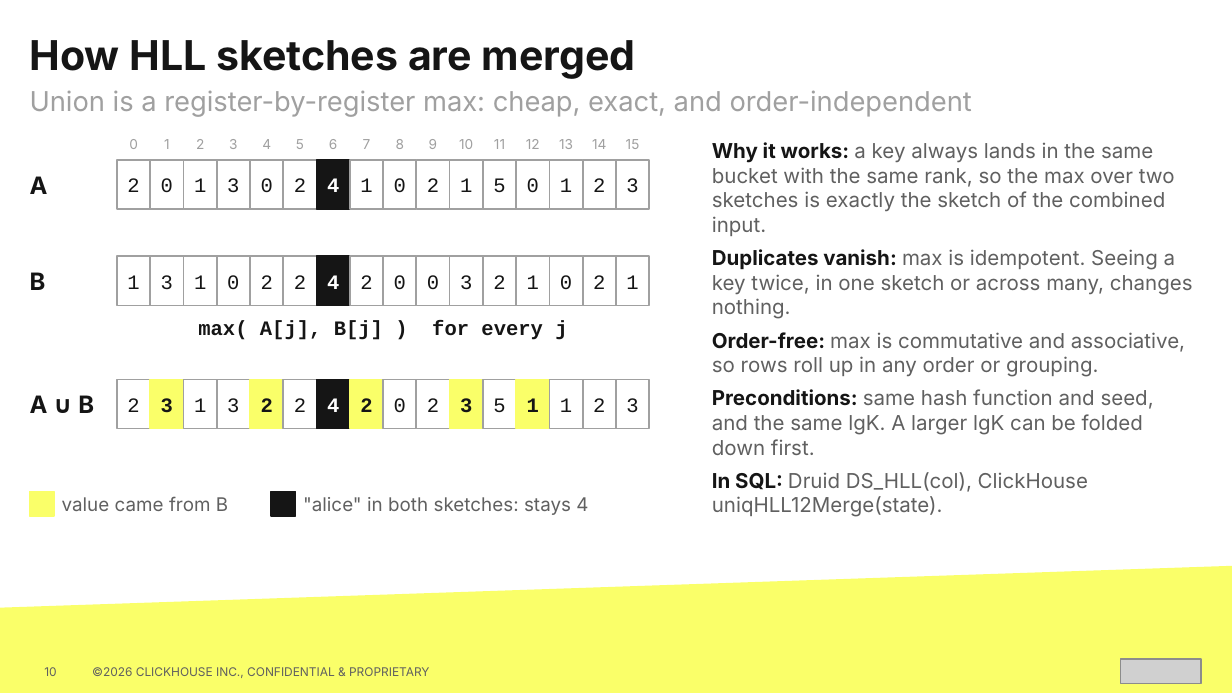
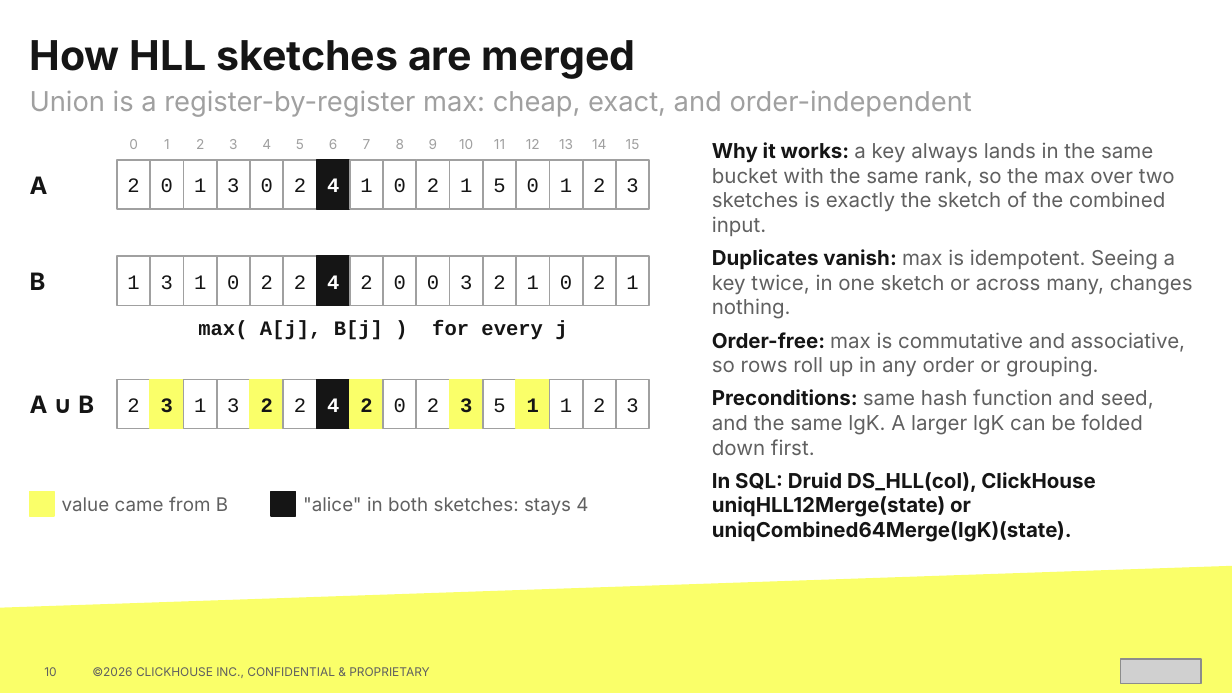
Before and after one commit to hellmarbecker/druid-sketches-migration, a slide deck: slide 10 of presentations/druid-sketches-migration.pptx. Drawn at 1232x693 pixels with LibreOffice and Linux fonts; fonts in the diff are those of the drawing; grey boxes stand for pictures. Boxes give left, top, right and bottom in pixels: in the first picture for what was removed or moved away, otherwise in the second. Text is boxed around its words. In the diff, an @@ line names an element or a change of style, - is before the commit and + after.

```diff
--- a/presentations/druid-sketches-migration.pptx
+++ b/presentations/druid-sketches-migration.pptx
@@ text at box(712, 472, 1096, 542): text changed; text colour #606060 to #151515; bold on @@
-• In SQL: Druid DS_HLL(col), ClickHouse uniqHLL12Merge(state).
+In SQL: Druid DS_HLL(col), ClickHouse uniqHLL12Merge(state) or uniqCombined64Merge(lgK)(state).
```
Also in this commit, not shown: 19 other slides changed.
